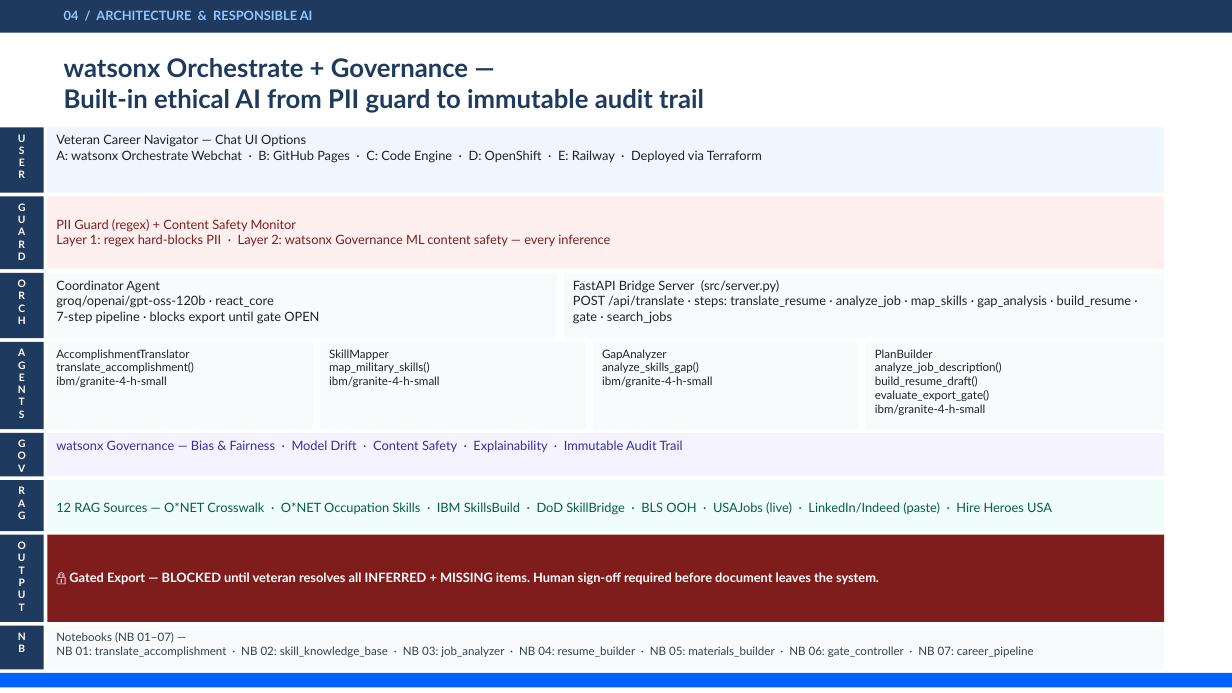
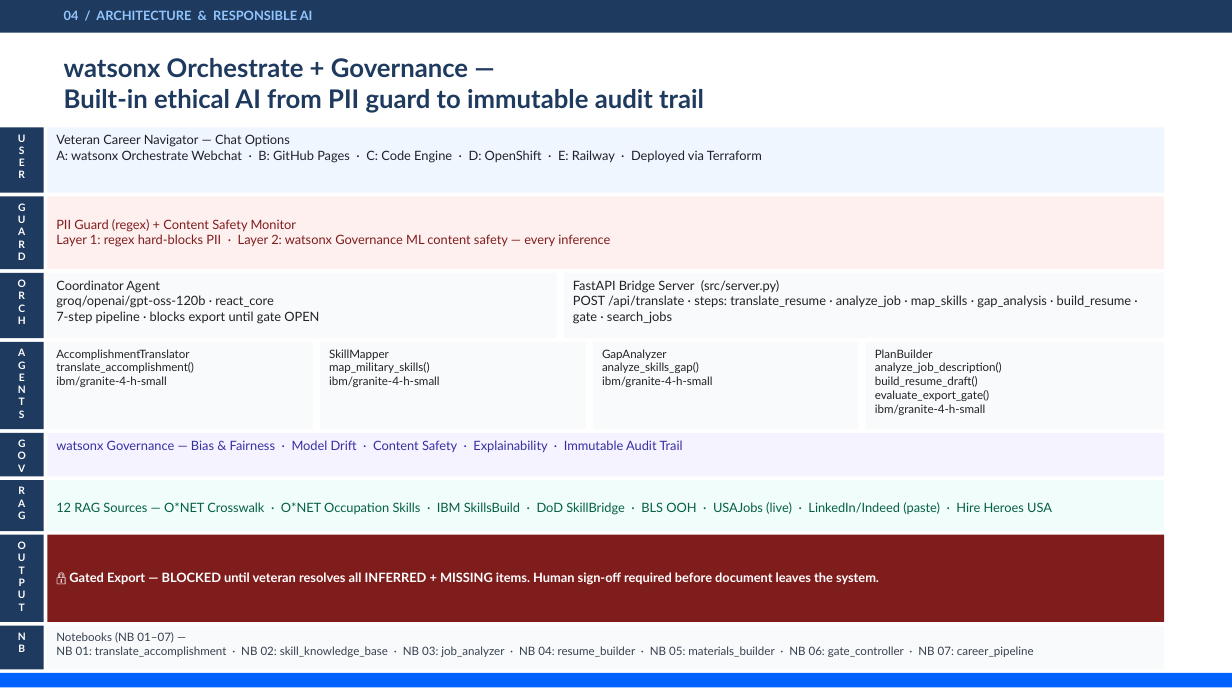
Before and after one commit to jaywarfield/golden-gate-glory, a slide deck: slide 5 of docs/images/source/mission-veteran-ai-final-presentation.pptx. Drawn at 1232x693 pixels with LibreOffice and Linux fonts; fonts in the diff are those of the drawing. Boxes give left, top, right and bottom in pixels: in the first picture for what was removed or moved away, otherwise in the second. Text is boxed around its words. In the diff, an @@ line names an element or a change of style, - is before the commit and + after.

```diff
--- a/docs/images/source/mission-veteran-ai-final-presentation.pptx
+++ b/docs/images/source/mission-veteran-ai-final-presentation.pptx
@@ text in rectangle at (56,134,290,147): text changed @@
-Veteran Career Navigator — Chat UI Options
+Veteran Career Navigator — Chat Options
```
